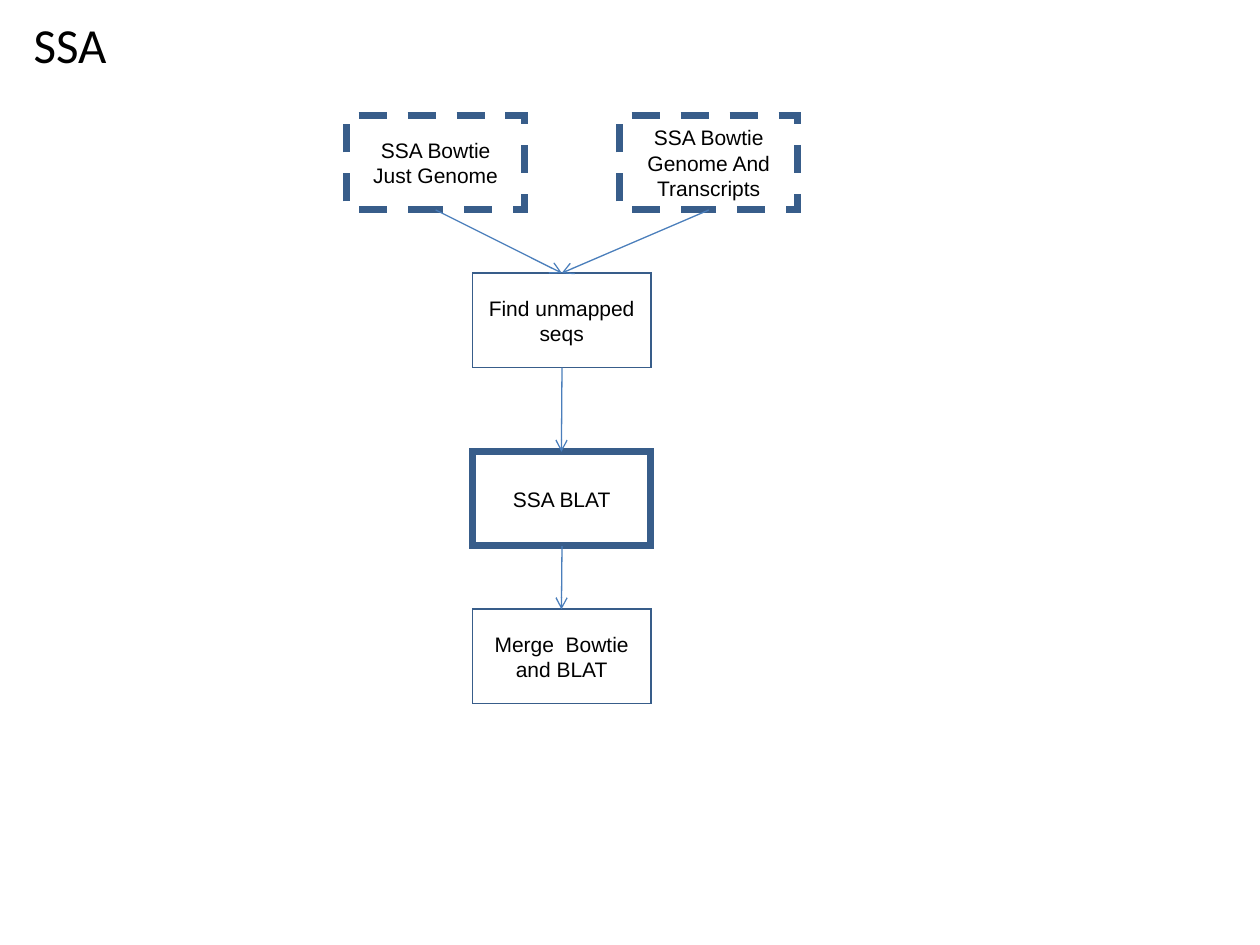
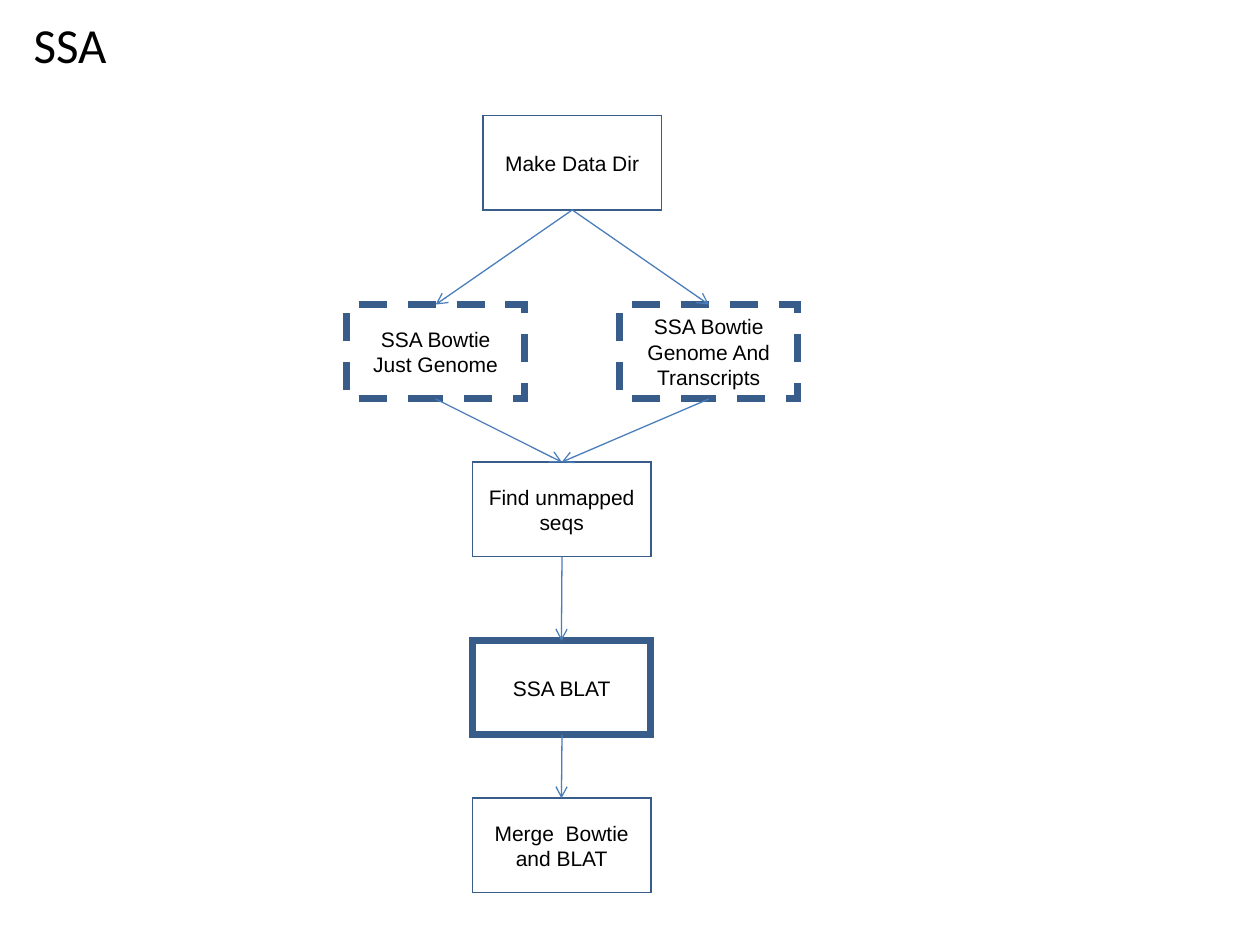
Before and after one commit to VEuPathDB/ApiCommonWorkflow, a slide deck: slide 50 of Main/doc/IntegratedWorkflow.ppt. Drawn at 1260x945 pixels with LibreOffice and Linux fonts; fonts in the diff are those of the drawing. Boxes give left, top, right and bottom in pixels: in the first picture for what was removed or moved away, otherwise in the second. Text is boxed around its words. In the diff, an @@ line names an element or a change of style, - is before the commit and + after.

Commit message:
add makeDataDir to ssaBowtie

```diff
--- a/Main/doc/IntegratedWorkflow.ppt
+++ b/Main/doc/IntegratedWorkflow.ppt
@@ rectangle added at bbox=[483, 116, 662, 210], outline #385D8A 0.99 pt, 12 pt, text #000000 @@
+Make Data Dir
@@ arrow added from (572, 210) to (436, 305), #4A7EBB 0.74 pt @@
@@ arrow added from (572, 210) to (709, 305), #4A7EBB 0.74 pt @@
@@ 5 rectangles, 4 arrows: place and size @@
-5 rectangles, 4 arrows at bbox=[346, 116, 799, 703]
+5 rectangles, 4 arrows at bbox=[346, 305, 799, 892]
```
Also in this commit, not shown: 2 other slides changed.
